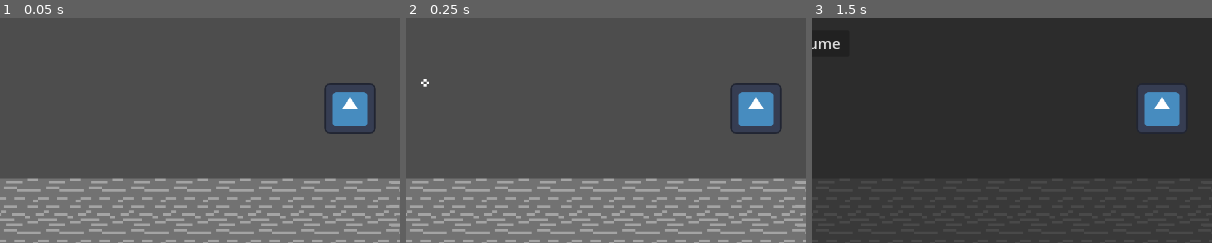
Above: before the commit, frames 1-3 (left to right).
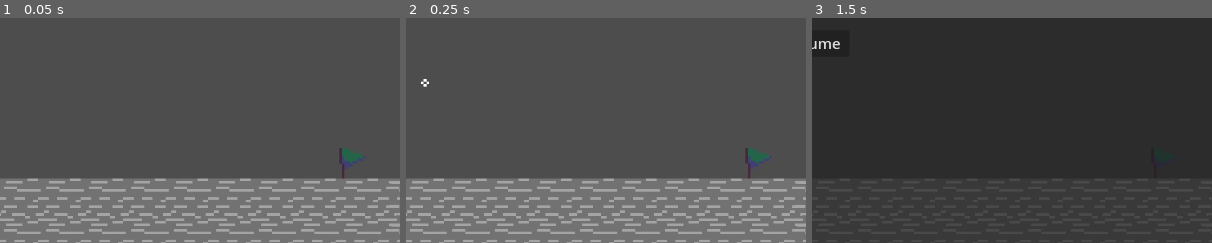
Above: after the commit, the same moments.

Repository: arcality/Built-to-Scale-GMTK-2024
Game: Godot game, scene res://scenes/main.tscn
The game is run twice, just before and just after one commit, with the same random seed, the same clock (stepped at 60 frames per second) and the same inputs. The engine's default icon, where the game draws it, is replaced by a stand-in: a white triangle on a blue panel in a dark square.
Inputs (mouse positions are % of the whole screen's width and height, from its top left):
- Up to frame 1 (0.05 s): no input
- Up to frame 2 (0.25 s): no input
- Up to frame 3 (1.5 s): move the mouse to (72, 45) at 0.52 s; hold D (move_right) 0.53-1.25 s; tap E (edit) at 0.6 s; click (72, 45) at 0.67 s; tap Space (jump) at 0.77 s; click "Double Jump" at 1.25 s
The pictures show only the part of the screen within x 50-100%, y 49-99%; the shares and areas given below are measured in that part.

The runs differ from the first frame. In frame 1, 2.2% of the frame differs, in the area x 81-94%, y 28-72%; in frame 2, 2.2%; in frame 3, 2.5%, in the area x 81-94%, y 29-51%.

Commit message:
changed position on first level

Diff:
--- a/scenes/level_exit.tscn
+++ b/scenes/level_exit.tscn
@@ -1,16 +1,17 @@
 [gd_scene load_steps=3 format=3 uid="uid://cg0mkxdhte8o1"]
 
-[ext_resource type="Texture2D" uid="uid://csjndqq7tdjkm" path="res://assets/sprites/icon.svg" id="1_nei5r"]
+[ext_resource type="Texture2D" uid="uid://bwopkl1dn2sh5" path="res://assets/sprites/fixed sprites/green_flag.png" id="1_qk3ah"]
 
 [sub_resource type="RectangleShape2D" id="RectangleShape2D_xqoq4"]
-size = Vector2(64, 82)
+size = Vector2(64, 59)
 
 [node name="LevelExit" type="Area2D"]
 collision_layer = 0
 
 [node name="Sprite2D" type="Sprite2D" parent="."]
-scale = Vector2(0.640625, 0.640625)
-texture = ExtResource("1_nei5r")
+scale = Vector2(4.25, 4.25)
+texture = ExtResource("1_qk3ah")
 
 [node name="CollisionShape2D" type="CollisionShape2D" parent="."]
+position = Vector2(0, -11.5)
 shape = SubResource("RectangleShape2D_xqoq4")
--- a/scenes/main.tscn
+++ b/scenes/main.tscn
@@ -13,6 +13,9 @@
 script = ExtResource("1_8n6hf")
 
 [node name="SnowFall" parent="." instance=ExtResource("2_awtdv")]
+
+[node name="Exit" parent="." instance=ExtResource("7_6wq60")]
+position = Vector2(103, -197)
 
 [node name="DeathZone" parent="." instance=ExtResource("2_qfu47")]
 
@@ -30,11 +33,8 @@
 
 [node name="edit_menu" parent="." instance=ExtResource("6_ty4xn")]
 
-[node name="Exit" parent="." instance=ExtResource("7_6wq60")]
-position = Vector2(103, -197)
-
+[connection signal="body_entered" from="Exit" to="." method="_on_level_exit_body_entered"]
 [connection signal="player_entered" from="edit_area" to="." method="_on_edit_area_player_entered"]
 [connection signal="player_exited" from="edit_area" to="." method="_on_edit_area_player_exited"]
 [connection signal="arm_selected" from="edit_menu" to="Player" method="_on_edit_menu_arm_selected"]
 [connection signal="jetpack_selected" from="edit_menu" to="Player" method="_on_edit_menu_jetpack_selected"]
-[connection signal="body_entered" from="Exit" to="." method="_on_level_exit_body_entered"]
--- a/scripts/main.gd
+++ b/scripts/main.gd
@@ -22,7 +22,7 @@
 5:Vector2(200,500),
 6:Vector2(200,600),
 7:Vector2(1100,300)}
-var level_exits = {0:Vector2(1200,500),
+var level_exits = {0:Vector2(1200,580),
 1:Vector2(1200,200),
 2:Vector2(1000,225),
 3:Vector2(50,90),
@@ -68,7 +68,7 @@
 		if i.name.to_lower().contains("level"):
 			remove_child(i)
 	add_child(levels[new_level])
-	move_child(levels[new_level], 1)
+	move_child(levels[new_level], 2)
 	$Player.position = level_spawns[new_level]
 	$Player.spawn_position = level_spawns[new_level]
 	$edit_area.position = level_spawns[new_level]
Not shown: 1 places in scenes/main.tscn that only renumber resources
